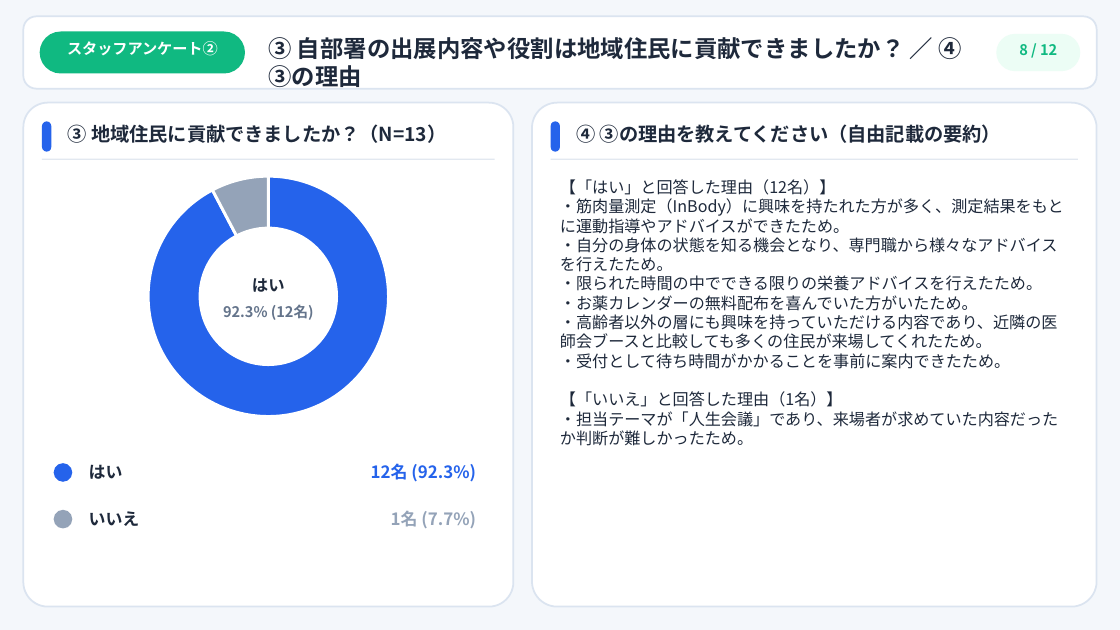
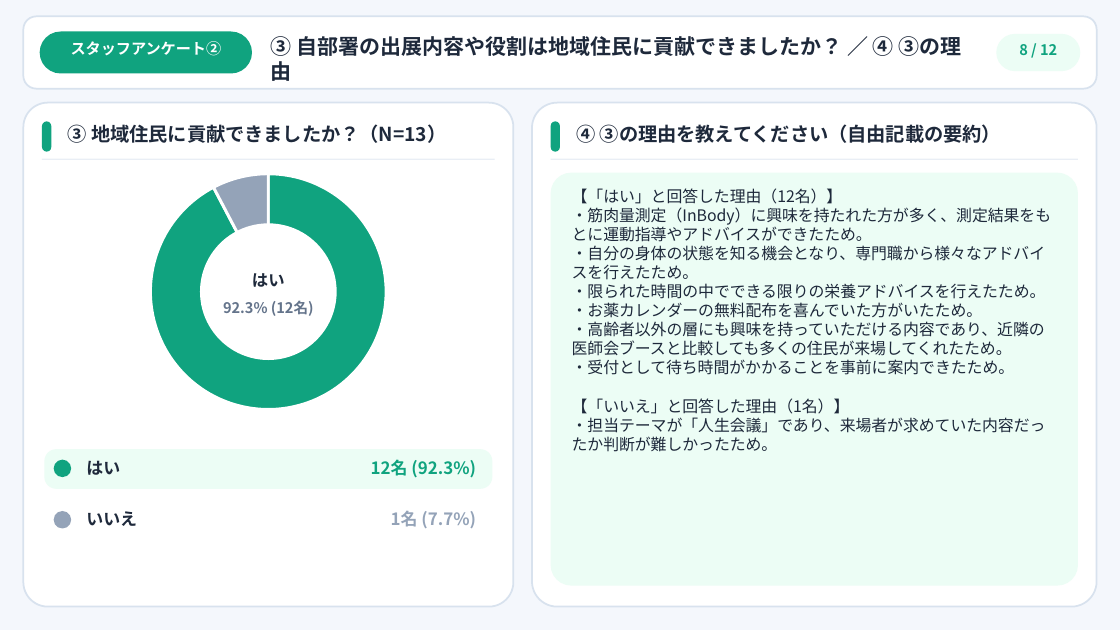
Before and after one commit to noriyukihoshina/yachiyo-survey-analyzer, a slide deck: slide 8 of アンケート結果報告.pptx. Drawn at 1120x630 pixels with LibreOffice and Linux fonts; fonts in the diff are those of the drawing. Boxes give left, top, right and bottom in pixels: in the first picture for what was removed or moved away, otherwise in the second. Text is boxed around its words. In the diff, an @@ line names an element or a change of style, - is before the commit and + after.

```diff
--- a/アンケート結果報告.pptx
+++ b/アンケート結果報告.pptx
@@ rectangle at [0,0,1120,630]: fill #F4F7FB to #F4F7FC @@
@@ text "③ 自部署の出展内容や役割は地域住民に貢献できましたか？ ／ ④ ③の理由" at [271,36,894,56]: size 20 to 18 pt @@
@@ text "スタッフアンケート②": place and size @@
-text "スタッフアンケート②" at [67,41,218,56]
+text "スタッフアンケート②" at [71,41,222,56]
@@ rounded rectangle: place and size @@
-rounded rectangle at [39,32,245,74]
+rounded rectangle at [39,32,252,74]
@@ rounded rectangle at [39,32,252,74]: fill #10B981 to #10A37F @@
@@ text "8 / 12" at [1019,44,1057,55]: text colour #10B981 to #10A37F @@
@@ outline #DBE4F0 1.5 pt to #D8E2EE 1.5 pt in 3 elements at [24,16,1097,88], [24,103,513,607], [532,103,1096,607] @@
@@ pie slice (boxed as its full ellipse): place and size @@
-pie slice (boxed as its full ellipse) at [148,176,388,417]
+pie slice (boxed as its full ellipse) at [150,174,386,410]
@@ pie slice (boxed as its full ellipse): place and size @@
-pie slice (boxed as its full ellipse) at [148,176,388,417]
+pie slice (boxed as its full ellipse) at [150,174,386,410]
@@ rounded rectangle added at [551,173,1079,586], fill #ECFDF5 @@
@@ text "【「はい」と回答した理由（12名）】 ・筋肉量測定（InBody）に興味を持たれた方が多く、測定結果をもとに運動指導やア ...": place and size @@
-text "【「はい」と回答した理由（12名）】 ・筋肉量測定（InBody）に興味を持たれた方が多く、測定結果をもとに運動指導やア ..." at [560,179,1064,446]
+text "【「はい」と回答した理由（12名）】 ・筋肉量測定（InBody）に興味を持たれた方が多く、測定結果をもとに運動指導やア ..." at [572,188,1051,452]
@@ text "【「はい」と回答した理由（12名）】 ・筋肉量測定（InBody）に興味を持たれた方が多く、測定結果をもとに運動指導やア ..." at [572,188,1051,452]: size 13.8 to 13.6 pt @@
@@ rounded rectangle added at [45,450,492,489], fill #ECFDF5 @@
@@ 2 texts, 2 ellipses: place and size @@
-2 texts, 2 ellipses at [54,227,338,481]
+2 texts, 2 ellipses at [54,223,337,477]
@@ fill #2563EB to #10A37F in 4 elements at [42,121,51,151], [551,121,560,151], [150,174,386,410], [54,460,71,477] @@
@@ text "はい": place and size @@
-text "はい" at [89,464,123,479]
+text "はい" at [86,460,120,475]
@@ text "12名 (92.3%)" at [371,459,476,478]: text colour #2563EB to #10A37F @@
```
Also in this commit, not shown: 11 other slides changed, 4 other files.
